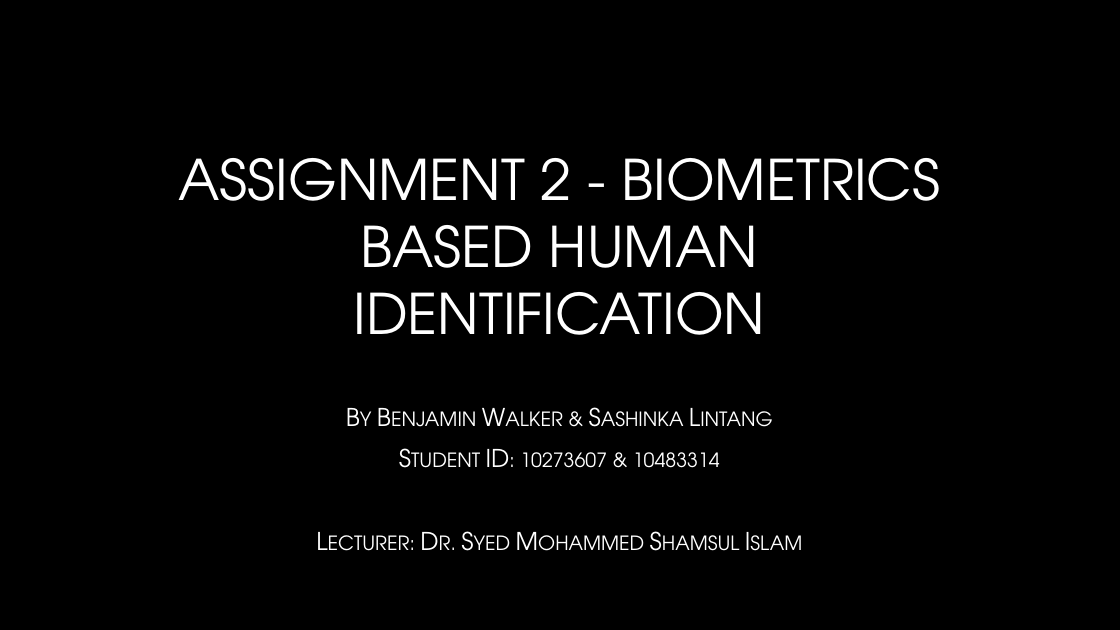
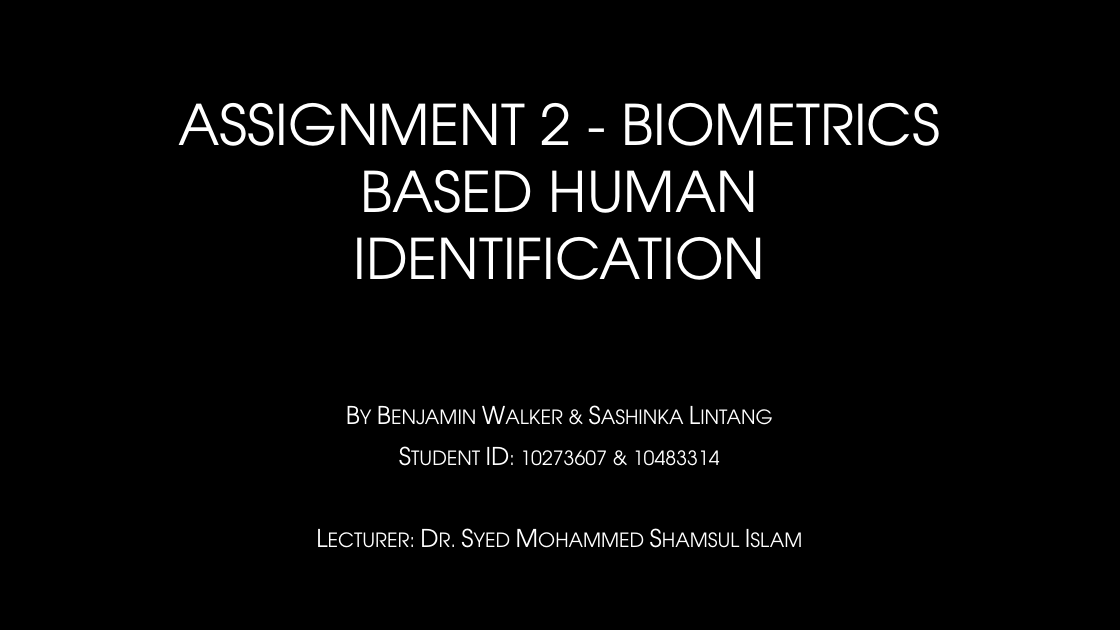
Before and after one commit to bennysgitrepo/AI, a slide deck: slide 1 of Assignment2_AI/Assignment 2 - Biometrics based human identification - ST10273607 & ST10483314.pptx. Drawn at 1120x630 pixels with LibreOffice and Linux fonts; fonts in the diff are those of the drawing; background and template pictures are left out. Boxes give left, top, right and bottom in pixels: in the first picture for what was removed or moved away, otherwise in the second. Text is boxed around its words. In the diff, an @@ line names an element or a change of style, - is before the commit and + after.

```diff
--- a/Assignment2_AI/Assignment 2 - Biometrics based human identification - ST10273607 & ST10483314.pptx
+++ b/Assignment2_AI/Assignment 2 - Biometrics based human identification - ST10273607 & ST10483314.pptx
@@ title "ASSIGNMENT 2 - BIOMETRICS BASED ...": place and size @@
-title "ASSIGNMENT 2 - BIOMETRICS BASED ..." at box(178, 158, 940, 335)
+title "ASSIGNMENT 2 - BIOMETRICS BASED ..." at box(178, 103, 940, 280)
```
Also in this commit, not shown: 4 slides added.
